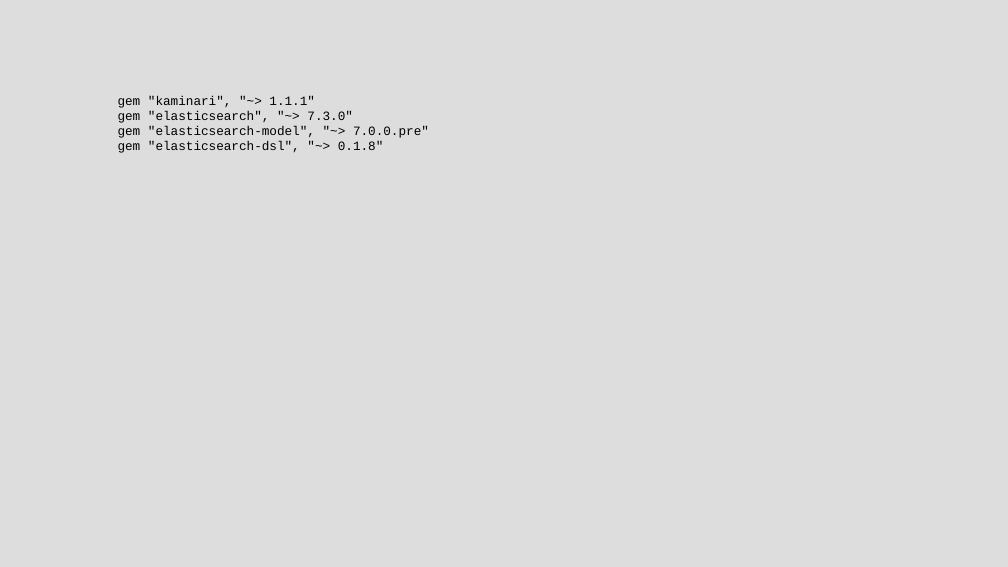
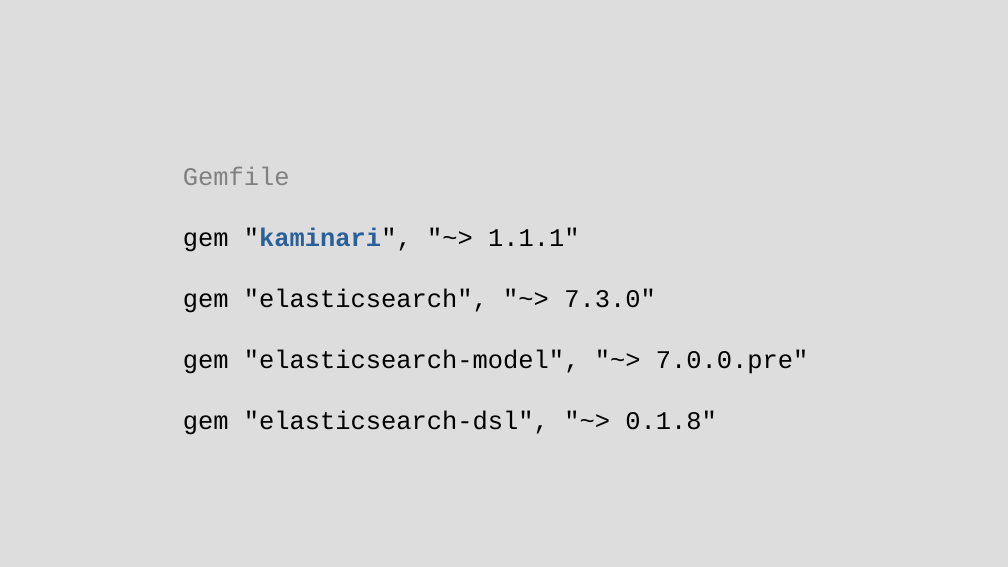
Before and after one commit to chriscressman/architecting-a-search-feature, a slide deck: slide 95 of presentation.odp. Drawn at 1008x567 pixels with LibreOffice and Linux fonts; fonts in the diff are those of the drawing. Boxes give left, top, right and bottom in pixels: in the first picture for what was removed or moved away, otherwise in the second. Text is boxed around its words. In the diff, an @@ line names an element or a change of style, - is before the commit and + after.

```diff
--- a/presentation.odp
+++ b/presentation.odp
@@ text "Gemfile": place and size @@
-text "Gemfile" at (118, 95, 429, 153)
+text "Gemfile" at (183, 167, 809, 435)
@@ text at (183, 167, 290, 185): paragraph added @@
+Gemfile
@@ text at (183, 227, 809, 435): size 10 to 20 pt; text colour #000000 to #2A6099, bold on in ""kaminari"," @@
```
Also in this commit, not shown: 21 other slides changed, 6 slides added, 4 slides removed.
